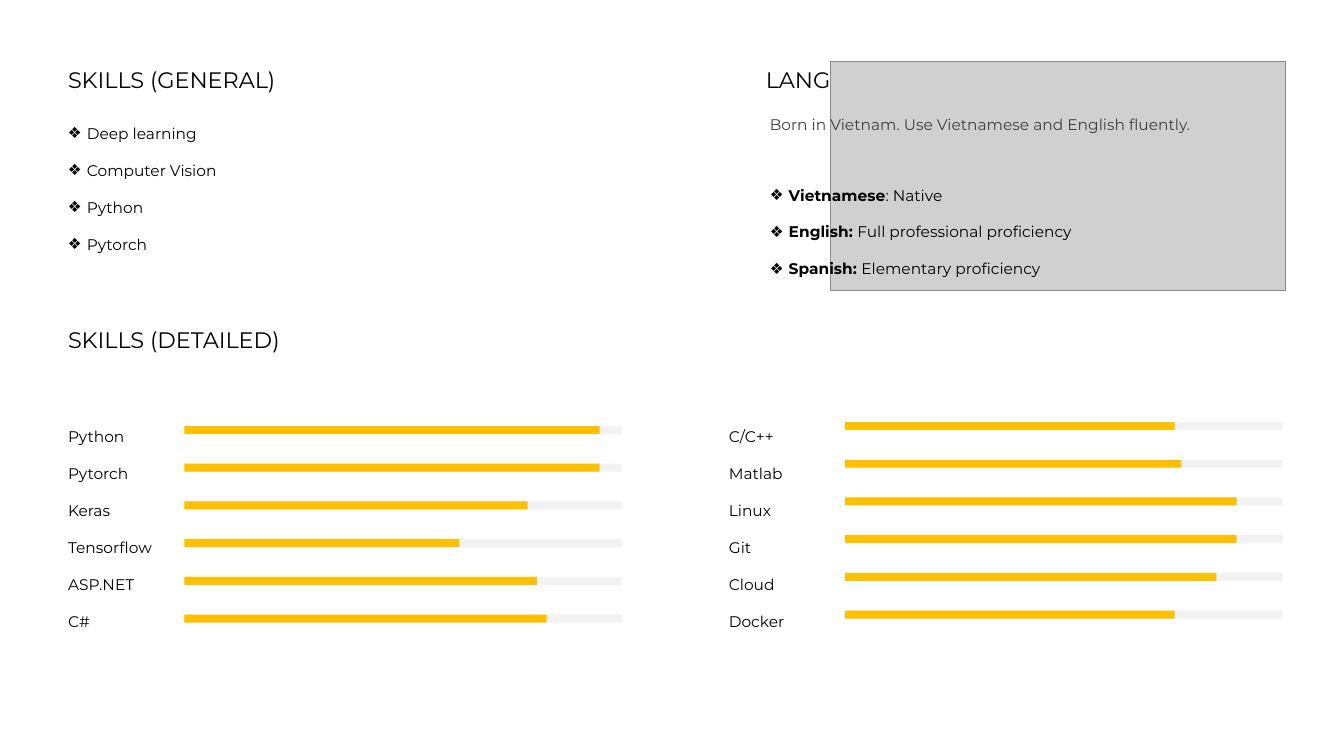
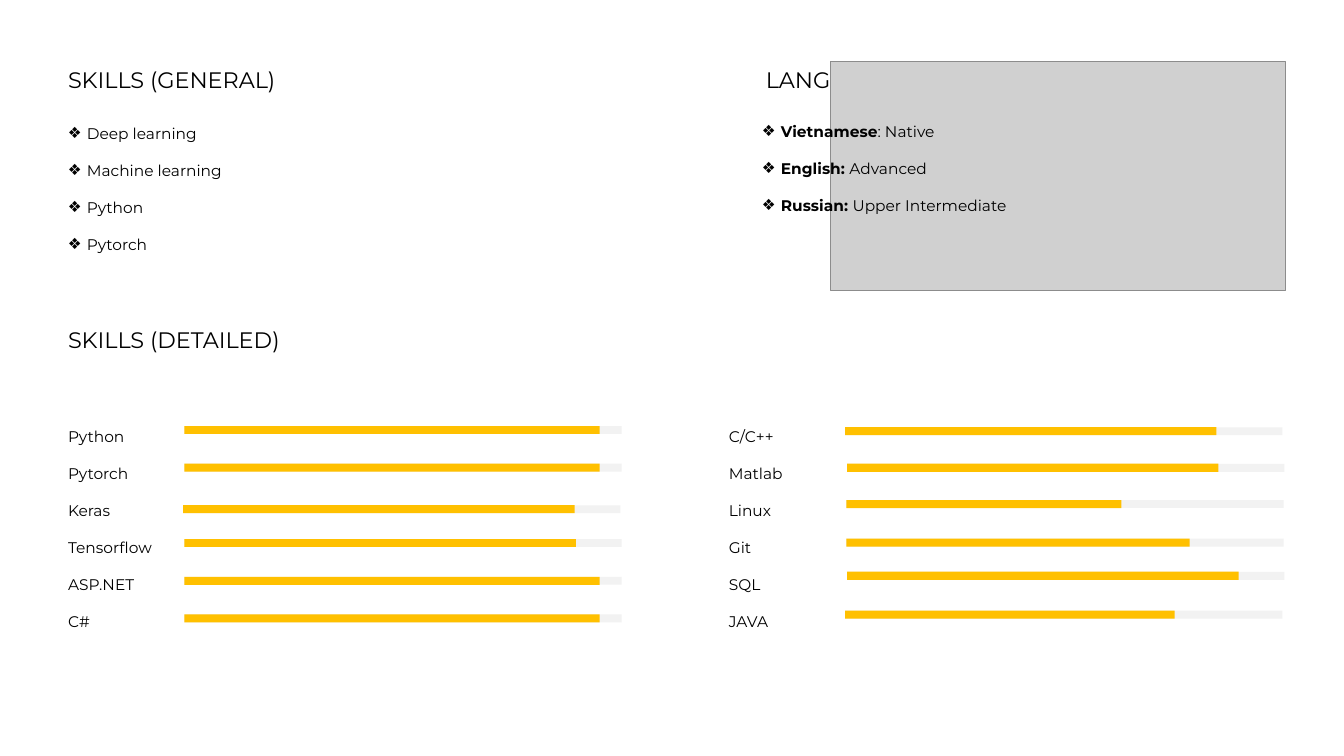
Before and after one commit to Sundragon1993/deep_ul_berkeley_cs294, a slide deck: slide 2 of Introduction_HOANG.pptx. Drawn at 1344x756 pixels with LibreOffice and Linux fonts; fonts in the diff are those of the drawing; grey boxes stand for pictures. Boxes give left, top, right and bottom in pixels: in the first picture for what was removed or moved away, otherwise in the second. Text is boxed around its words. In the diff, an @@ line names an element or a change of style, - is before the commit and + after.

```diff
--- a/Introduction_HOANG.pptx
+++ b/Introduction_HOANG.pptx
@@ text "Vietnamese: Native": place and size @@
-text "Vietnamese: Native" at box(789, 186, 1072, 279)
+text "Vietnamese: Native" at box(781, 123, 1006, 216)
@@ text removed at box(770, 115, 1190, 134) @@
-Born in Vietnam. Use Vietnamese and English fluently.
@@ text at box(87, 164, 222, 179): text changed @@
-❖ Computer Vision
+❖ Machine learning
@@ text at box(781, 160, 1006, 216): text changed @@
-❖ English: Full professional proficiency
-❖ Spanish: Elementary proficiency
+❖ English: Advanced
+❖ Russian: Upper Intermediate
@@ rectangle: place and size @@
-rectangle at box(845, 422, 1282, 431)
+rectangle at box(845, 427, 1282, 436)
@@ rectangle: place and size @@
-rectangle at box(845, 422, 1175, 431)
+rectangle at box(845, 427, 1216, 436)
@@ rectangle: place and size @@
-rectangle at box(845, 460, 1282, 468)
+rectangle at box(847, 464, 1285, 472)
@@ rectangle: place and size @@
-rectangle at box(845, 460, 1182, 468)
+rectangle at box(847, 464, 1218, 472)
@@ rectangle: place and size @@
-rectangle at box(845, 574, 1282, 582)
+rectangle at box(184, 505, 621, 513)
@@ rectangle: place and size @@
-rectangle at box(845, 573, 1216, 581)
+rectangle at box(184, 505, 576, 513)
@@ rectangle: place and size @@
-rectangle at box(185, 539, 460, 547)
+rectangle at box(847, 500, 1122, 508)
@@ rectangle: place and size @@
-rectangle at box(845, 497, 1237, 505)
+rectangle at box(185, 539, 577, 547)
@@ rectangle: place and size @@
-rectangle at box(185, 501, 622, 509)
+rectangle at box(847, 538, 1285, 546)
@@ rectangle: place and size @@
-rectangle at box(185, 501, 528, 509)
+rectangle at box(847, 538, 1191, 546)
@@ rectangle: place and size @@
-rectangle at box(185, 577, 537, 585)
+rectangle at box(185, 577, 600, 585)
@@ text at box(729, 579, 768, 627): text changed @@
-Cloud
-Docker
+SQL
+JAVA
@@ rectangle: place and size @@
-rectangle at box(845, 535, 1282, 543)
+rectangle at box(847, 572, 1285, 580)
@@ rectangle: place and size @@
-rectangle at box(845, 535, 1237, 543)
+rectangle at box(847, 572, 1239, 580)
@@ rectangle: place and size @@
-rectangle at box(185, 615, 546, 623)
+rectangle at box(185, 615, 600, 623)
```
Also in this commit, not shown: 1 other slide changed.
